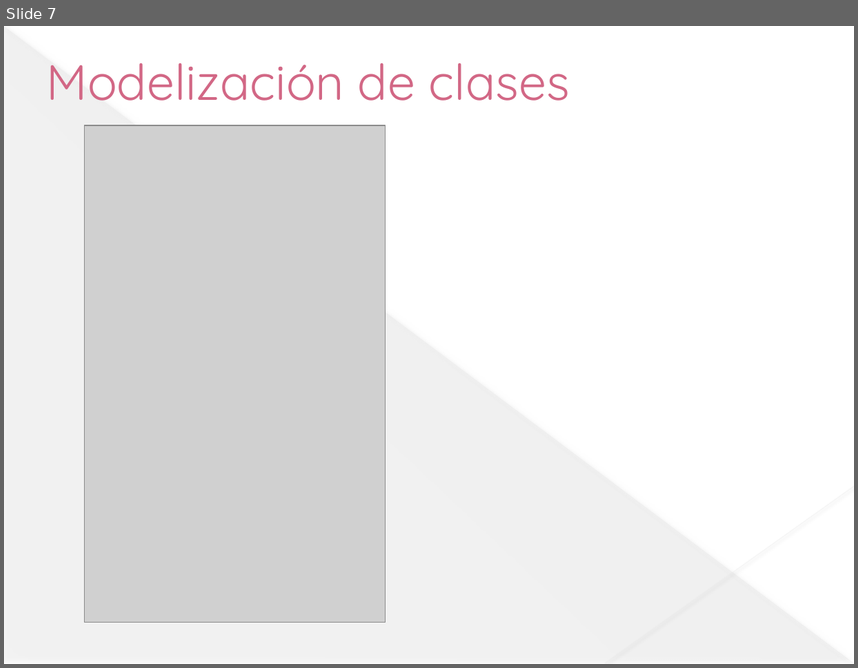
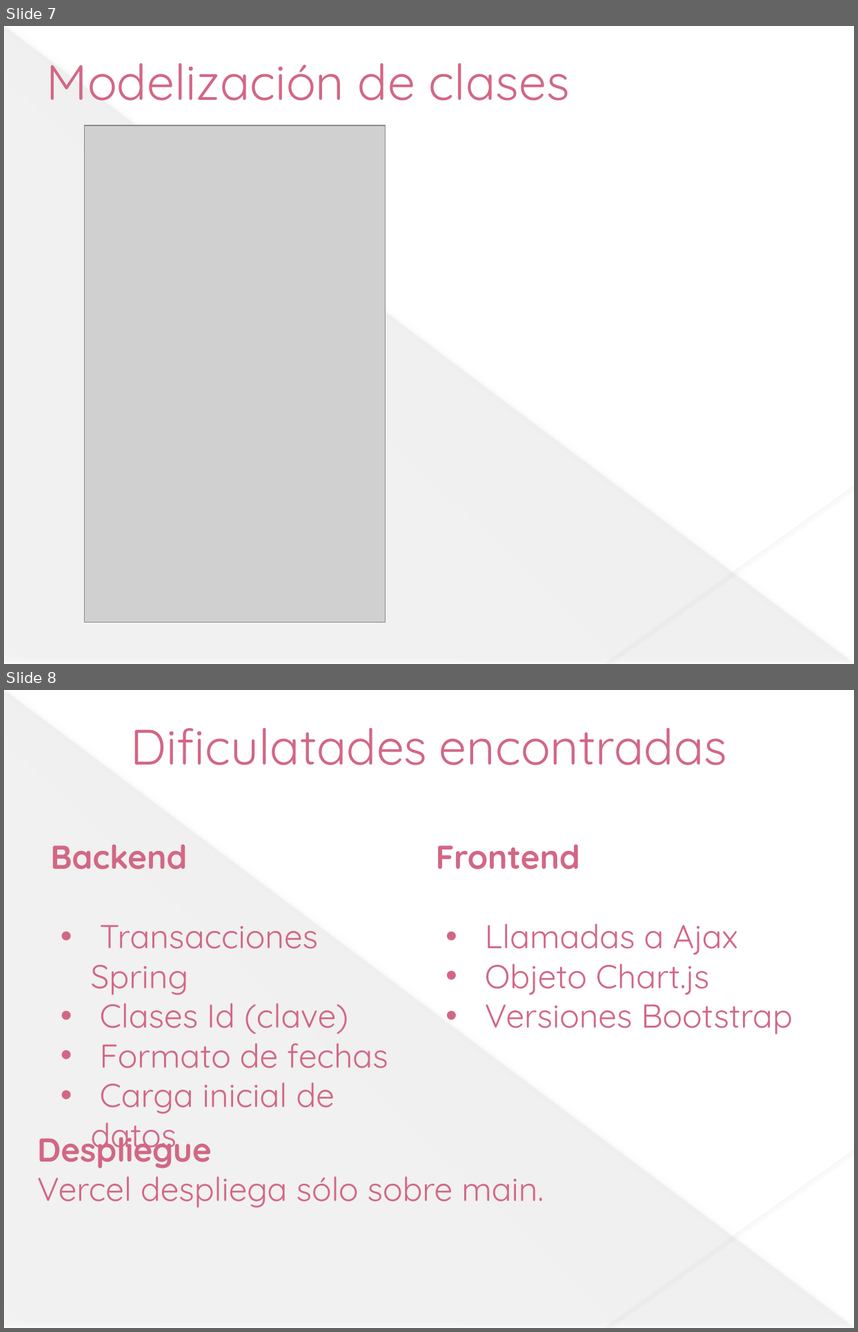
Before and after one commit to jesusdavidguti/ProyectoFinDeCurso, a slide deck: Presentación/Proyecto fin de curso.pptx. Shown one above the other, each under a label of ours: slide 7 before the commit, slides 7 and 8 after it. The pictures are 858x668 and 858x1332 pixels, drawn with LibreOffice and Linux fonts; fonts in the diff are those of the drawing; grey boxes stand for pictures. Boxes give left, top, right and bottom in pixels: in the first picture for what was removed or moved away, otherwise in the second. Text is boxed around its words. In the diff, an @@ line names an element or a change of style, - is before the commit and + after.

```diff
--- a/Presentación/Proyecto fin de curso.pptx
+++ b/Presentación/Proyecto fin de curso.pptx
@@ slide 8 added at (x1=4, y1=690, x2=854, y2=1328), background #FFFFFF; not listed: 3 template elements that a slide beside it also shows @@
@@ title added at (x1=131, y1=728, x2=727, y2=765), 42 pt, text #D26785 @@
+Dificulatades encontradas
@@ text added at (x1=50, y1=844, x2=388, y2=1156), 28 pt, text #D26785 @@
+Backend
+• Transacciones Spring
+• Clases Id (clave)
+• Formato de fechas
+• Carga inicial de datos
@@ text added at (x1=436, y1=844, x2=793, y2=1034), 28 pt, text #D26785 @@
+Frontend
+• Llamadas a Ajax
+• Objeto Chart.js
+• Versiones Bootstrap
@@ text added at (x1=37, y1=1127, x2=544, y2=1208), 28 pt, text #D26785 @@
+Despliegue
+Vercel despliega sólo sobre main.
```
Also in this commit, not shown: 3 slides changed, 1 other slide added.
